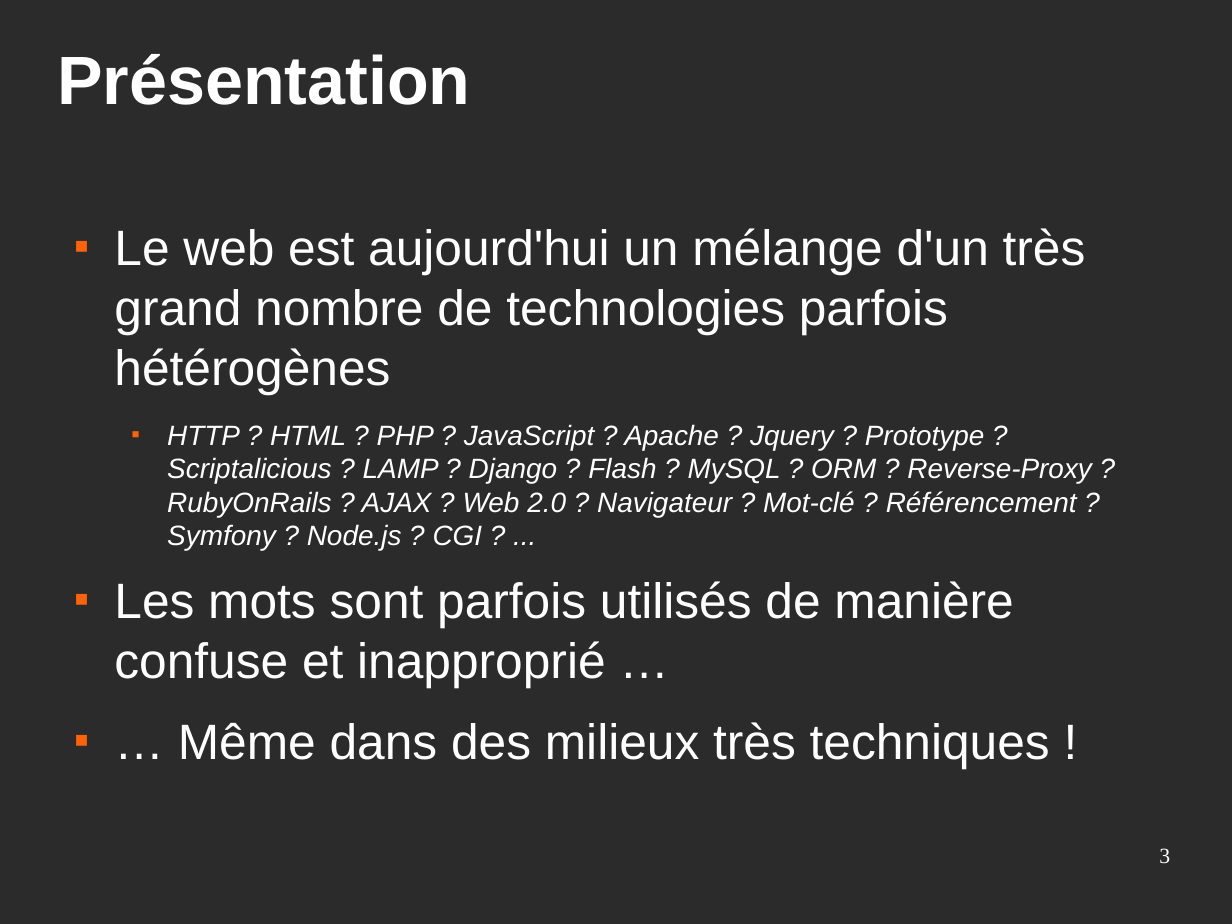
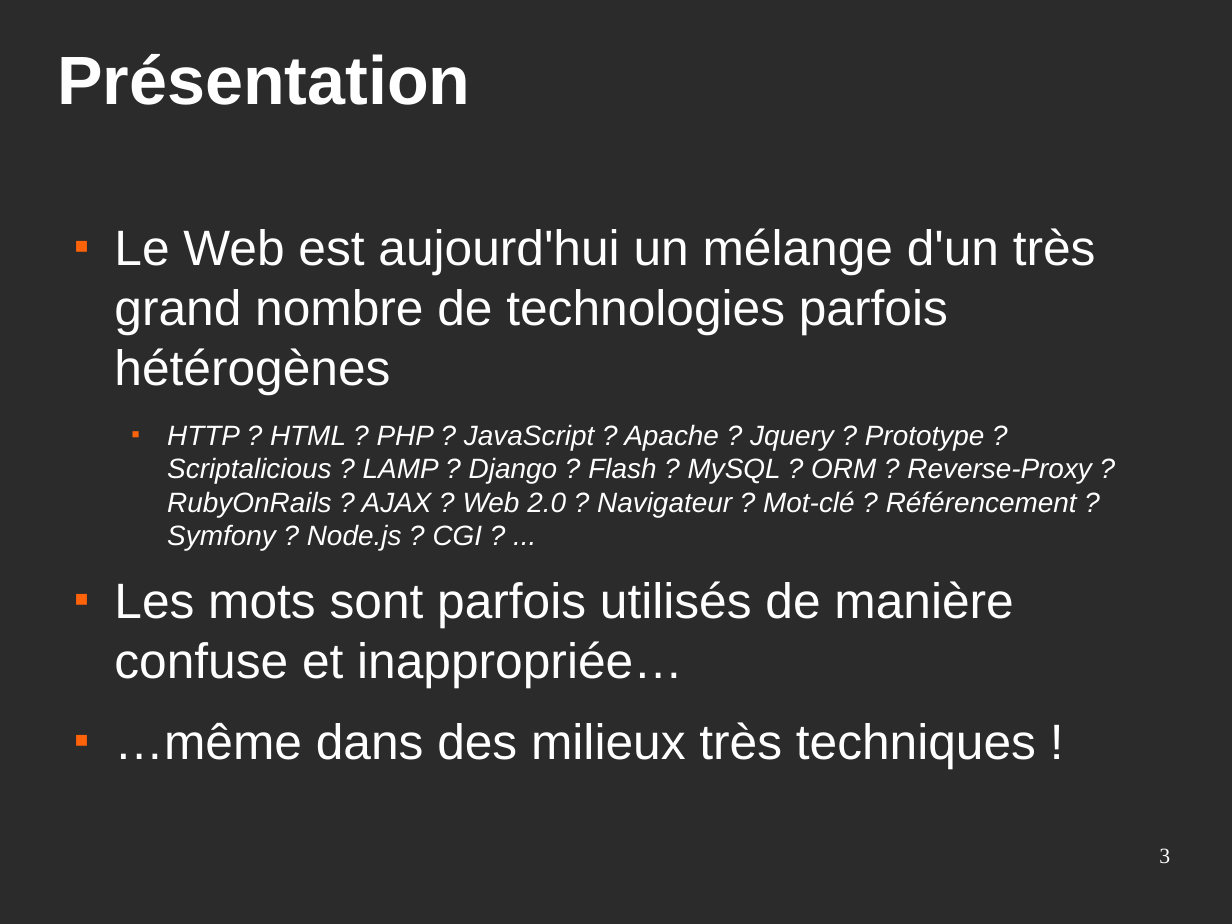
Before and after one commit to Eirbware/Formation, a slide deck: slide 3 of presentations/fondements.odp. Drawn at 1232x924 pixels with LibreOffice and Linux fonts; fonts in the diff are those of the drawing; background and template pictures are left out; a plain dark background stands for a picture behind light text. Boxes give left, top, right and bottom in pixels: in the first picture for what was removed or moved away, otherwise in the second. Text is boxed around its words. In the diff, an @@ line names an element or a change of style, - is before the commit and + after.

```diff
--- a/presentations/fondements.odp
+++ b/presentations/fondements.odp
@@ text at (x1=114, y1=228, x2=1096, y2=394): text changed @@
-■ Le web est aujourd'hui un mélange d'un très grand nombre de technologies parfois hétérogènes
+■ Le Web est aujourd'hui un mélange d'un très grand nombre de technologies parfois hétérogènes
@@ text at (x1=114, y1=581, x2=1036, y2=769): text changed @@
-■ Les mots sont parfois utilisés de manière confuse et inapproprié …
-■ … Même dans des milieux très techniques !
+■ Les mots sont parfois utilisés de manière confuse et inappropriée…
+■ …même dans des milieux très techniques !
```
Also in this commit, not shown: 21 other slides changed, 2 other files.
